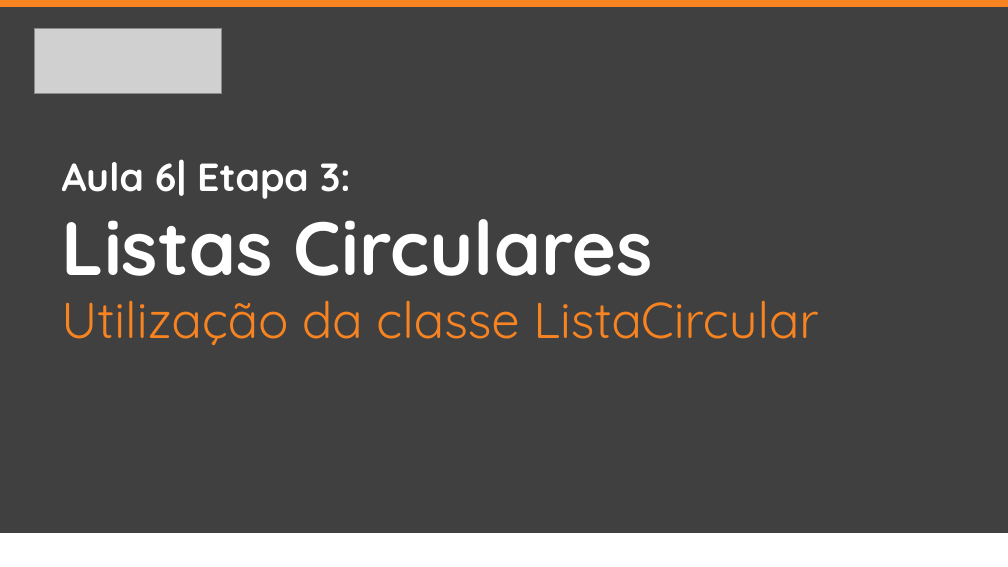
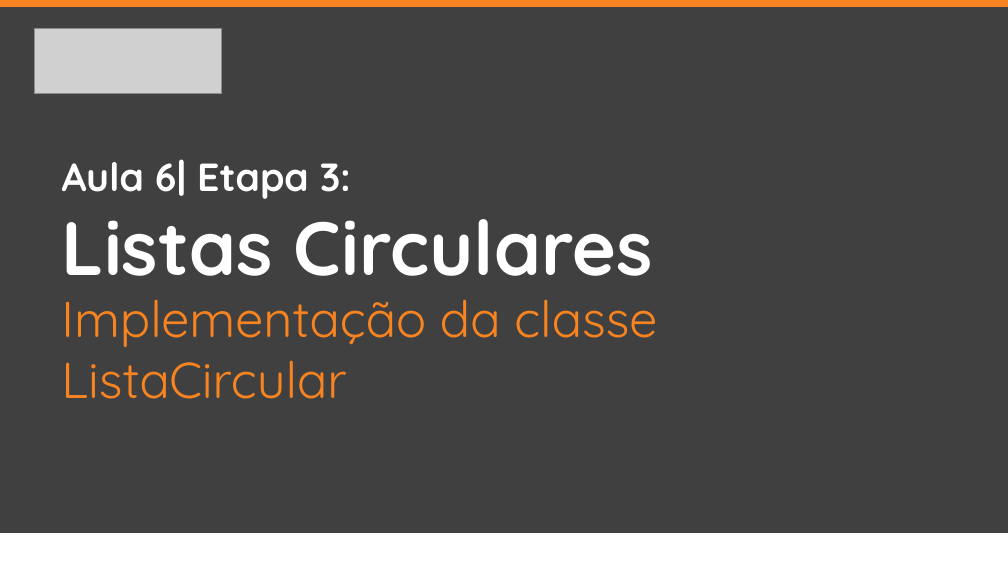
Before and after one commit to jrdutra/estruturaDeDadosJavaDio, a slide deck: slide 2 of apresentacoes/Aula6/Etapa3/Etapa3.pptx. Drawn at 1008x567 pixels with LibreOffice and Linux fonts; fonts in the diff are those of the drawing; grey boxes stand for pictures. Boxes give left, top, right and bottom in pixels: in the first picture for what was removed or moved away, otherwise in the second. Text is boxed around its words. In the diff, an @@ line names an element or a change of style, - is before the commit and + after.

Commit message:
Separação da implementação das classes No

```diff
--- a/apresentacoes/Aula6/Etapa3/Etapa3.pptx
+++ b/apresentacoes/Aula6/Etapa3/Etapa3.pptx
@@ text at [61,299,657,399]: text changed @@
-Utilização da classe ListaCircular
+Implementação da classe ListaCircular
```
Also in this commit, not shown: 1 slide removed, 19 other files.
